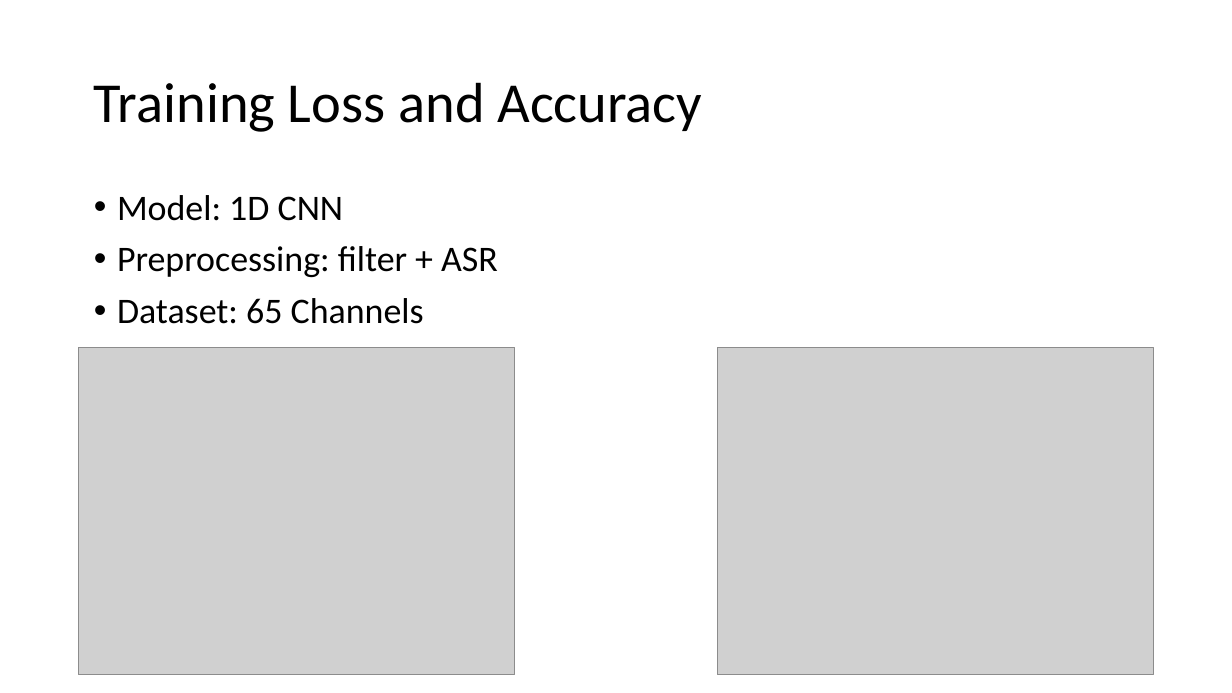
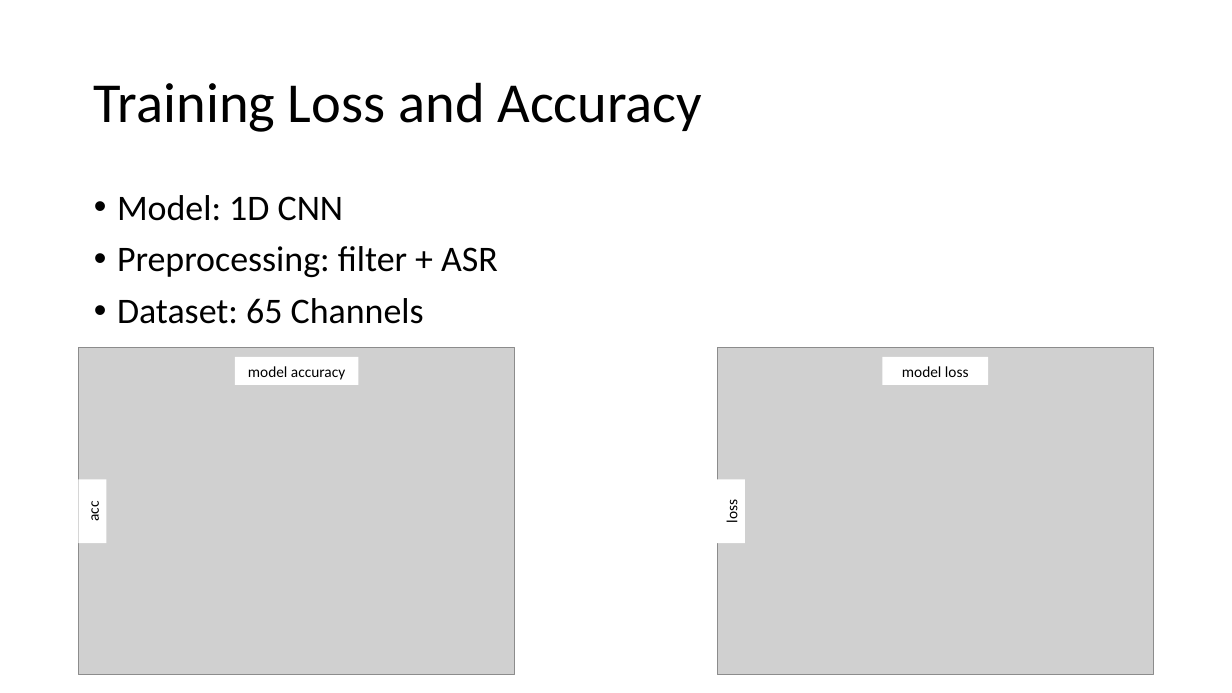
Before and after one commit to ReMi-Hsu/BCI_Schizophrenia, a slide deck: slide 24 of Final_Project.pptx. Drawn at 1232x693 pixels with LibreOffice and Linux fonts; fonts in the diff are those of the drawing; grey boxes stand for pictures. Boxes give left, top, right and bottom in pixels: in the first picture for what was removed or moved away, otherwise in the second. Text is boxed around its words. In the diff, an @@ line names an element or a change of style, - is before the commit and + after.

```diff
--- a/Final_Project.pptx
+++ b/Final_Project.pptx
@@ rectangle added at (235,357,359,384), fill #FFFFFF, 12 pt, text #000000 @@
+model accuracy
@@ rectangle added at (883,357,989,384), fill #FFFFFF, 12 pt, text #000000 @@
+model loss
@@ rectangle added at (78,479,106,543), fill #FFFFFF, 12 pt, text #000000 @@
+acc
@@ rectangle added at (718,479,745,543), fill #FFFFFF, 12 pt, text #000000 @@
+loss
```
Also in this commit, not shown: 1 other slide changed, 43 other files.
